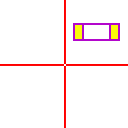
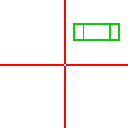
Layers edited between the first and the second 128px x 128px image:
painted on "Background" over [73, 23, 120, 41]
